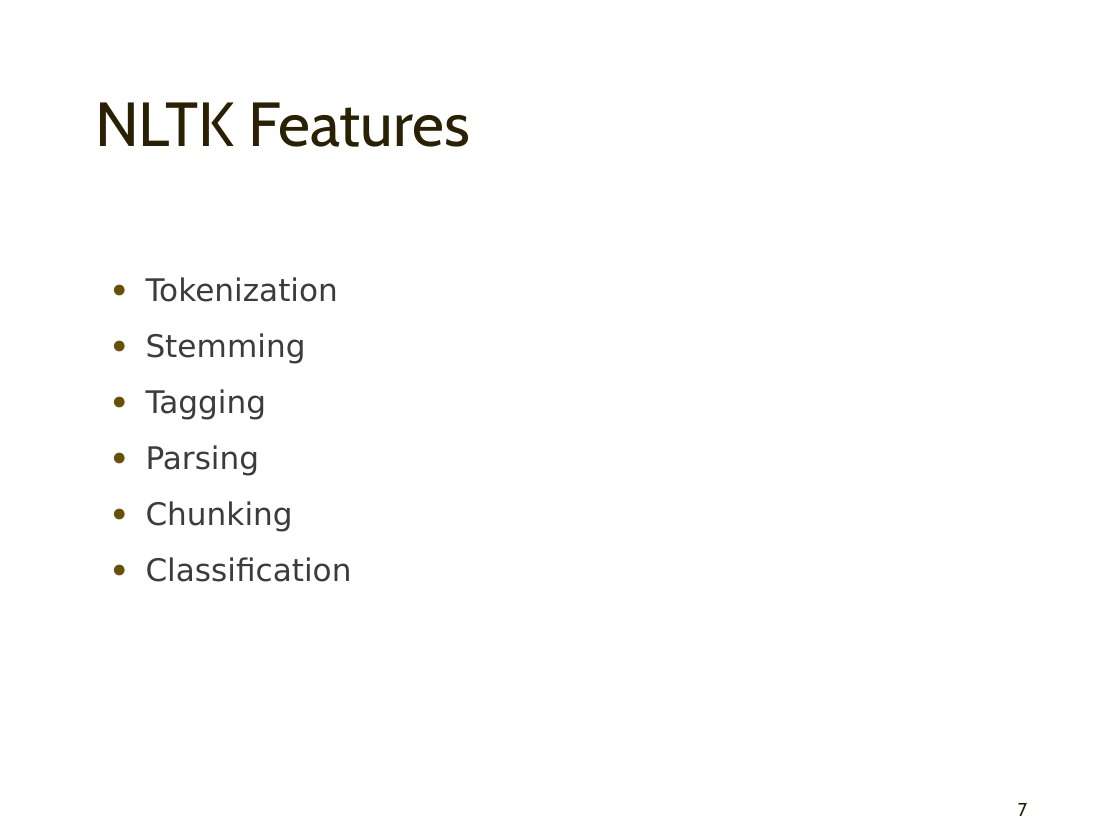
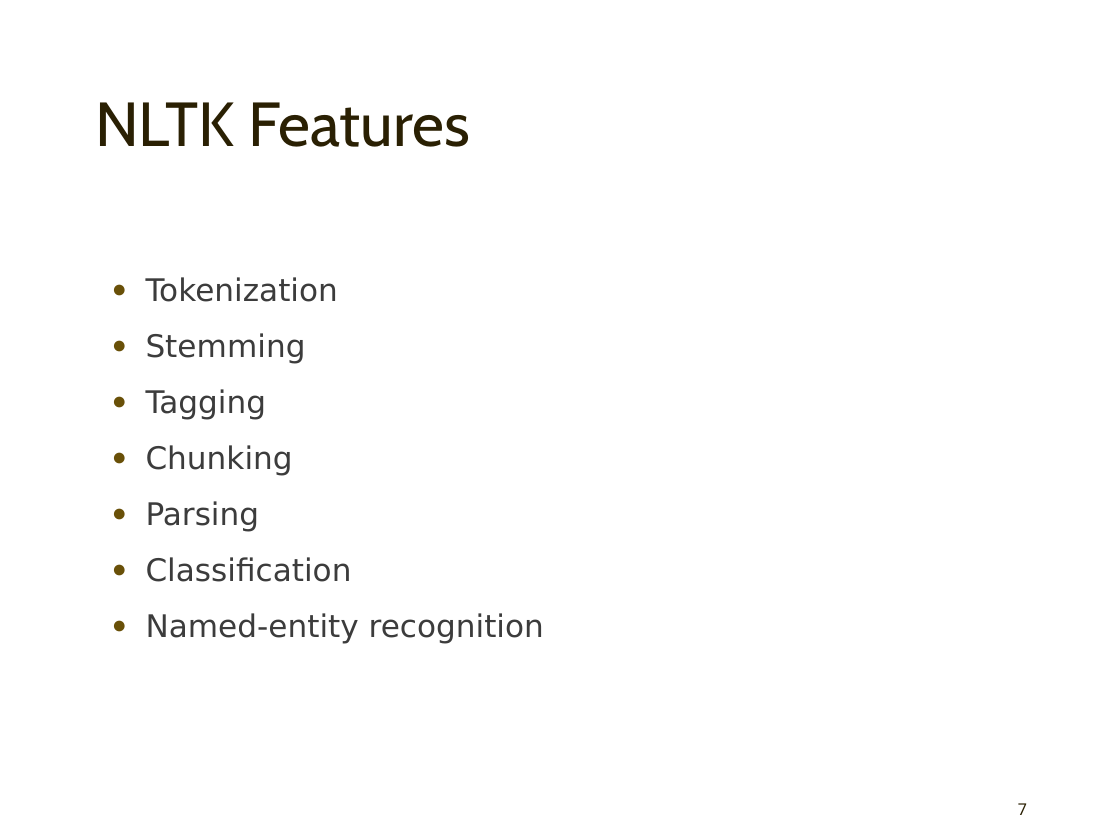
Before and after one commit to mahozad/presentations, a slide deck: slide 7 of nltk.pptx. Drawn at 1120x840 pixels with LibreOffice and Linux fonts; fonts in the diff are those of the drawing. Boxes give left, top, right and bottom in pixels: in the first picture for what was removed or moved away, otherwise in the second. Text is boxed around its words. In the diff, an @@ line names an element or a change of style, - is before the commit and + after.

```diff
--- a/nltk.pptx
+++ b/nltk.pptx
@@ text at (146,445,293,476): paragraph added @@
+● Chunking
@@ text at (146,501,293,532): paragraph removed @@
-● Chunking
@@ text at (146,613,544,644): paragraph added @@
+● Named-entity recognition
@@ page number at (1018,803,1027,815): size 12 to 10.5 pt, font Cabin to Roboto @@
```
Also in this commit, not shown: 13 other slides changed, 2 slides added, 1 slide removed.
